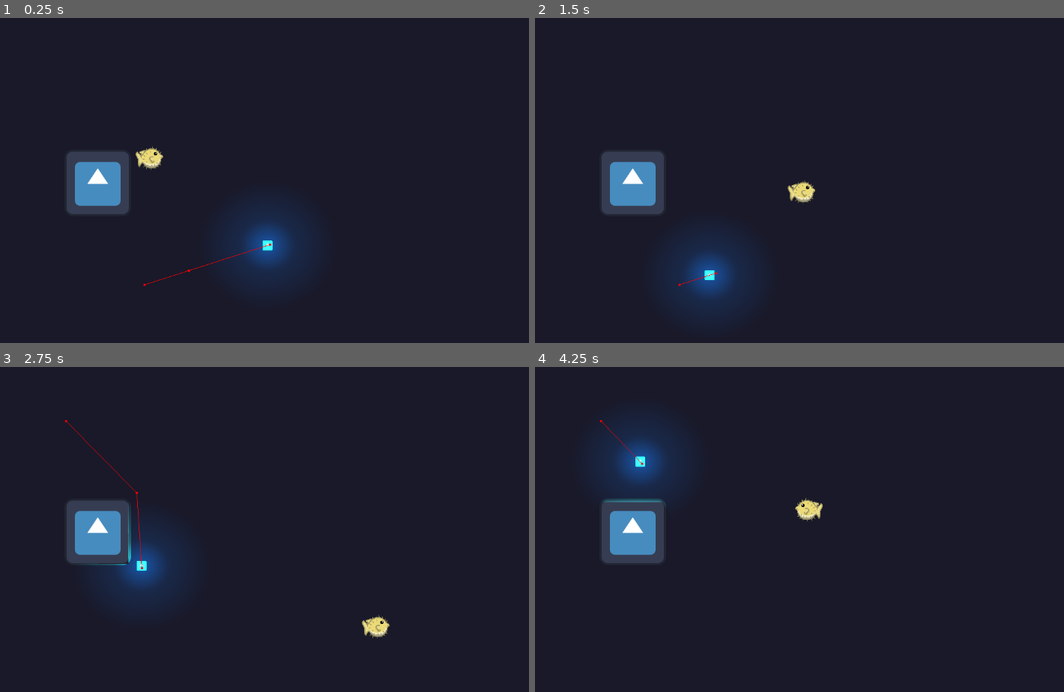
Above: before the commit, frames 1-4 (two rows, left to right).
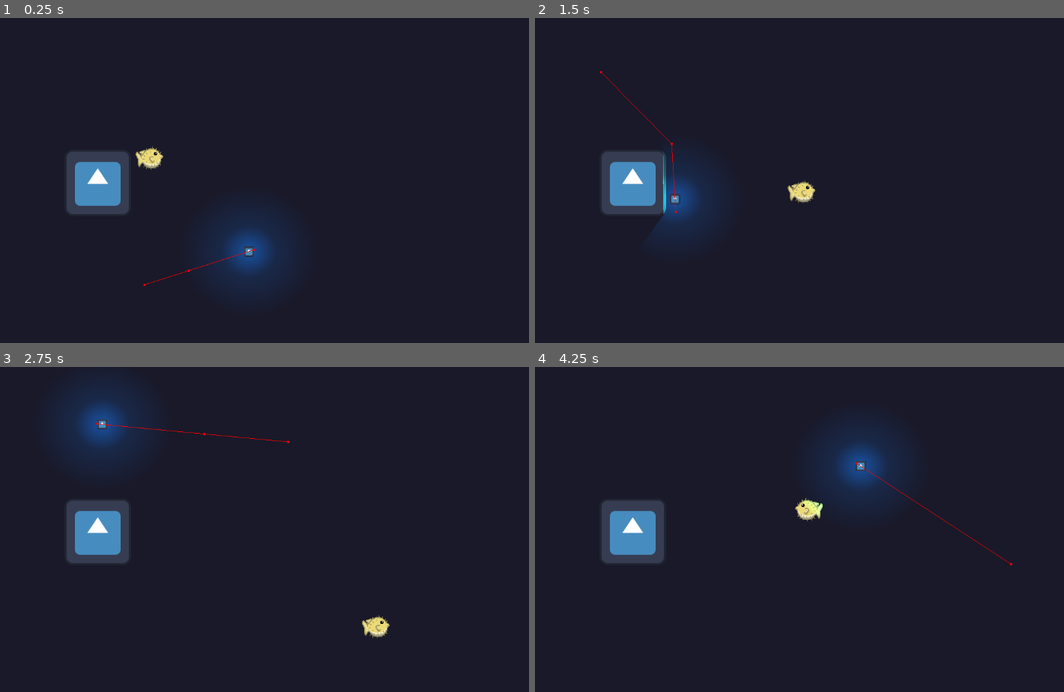
Above: after the commit, the same moments.

Repository: Chestrade/pixel-jam-2024
Game: Godot game, scene res://Level/Test Levels/AnglerFish Gym.tscn
Two runs of this game, one before a commit and one after it. Both use one fixed random seed, a clock stepped at 60 frames per second and the inputs below. The engine's default icon, where the game draws it, is replaced by a stand-in: a white triangle on a blue panel in a dark square.
Inputs:
- Up to frame 1 (0.25 s): no input
- Up to frame 2 (1.5 s): hold Right (swim_right) 0.53-1.28 s; hold Space (inflate) 0.53-1.28 s; hold Down (swim_down) from 1.28 s (still down); tap Space (inflate) at 1.35 s
- Up to frame 3 (2.75 s): release Down (swim_down) at 2.03 s; hold Right (swim_right) from 2.03 s (still down); hold Space (inflate) from 2.03 s (still down)
- Up to frame 4 (4.25 s): release Right (swim_right) at 2.78 s; release Space (inflate) at 2.78 s; hold W (swim_up) 2.78-3.53 s; tap Space (inflate) at 2.85 s; hold Left (swim_left) from 3.53 s (still down); hold Space (inflate) from 3.53 s (still down)

The runs differ from the first frame. In frame 1, 1.0% of the frame differs, in the area x 42-56%, y 63-79%; in frame 2, 3.7%; in frame 3, 4.5%; in frame 4, 4.9%, in the area x 12-91%, y 16-62%.

Commit message:
ajout dammage script and state speeds on angler fish

Diff:
--- a/Characters/angler_fish.tscn
+++ b/Characters/angler_fish.tscn
@@ -32,11 +32,12 @@
 
 [node name="PointLight2D" type="PointLight2D" parent="."]
 scale = Vector2(4.30062, 4.0345)
-energy = 8.32
+energy = 8.0
 shadow_enabled = true
 texture = SubResource("GradientTexture2D_uqucl")
 
 [node name="Sprite" type="Sprite2D" parent="."]
+light_mask = 0
 scale = Vector2(0.151858, 0.151858)
 texture = ExtResource("1_r77o7")
 
--- a/Scripts/angler_fish.gd
+++ b/Scripts/angler_fish.gd
@@ -1,8 +1,11 @@
 extends CharacterBody2D
 @export_category("Movement")
-@export var speed = 300
+@export var wanderSpeed : float = 300
+@export var chaseSpeed : float = 400
 @export var nav_agent : NavigationAgent2D
 @export var markers : Array[Marker2D] = []
+
+var speed : float = 300
 
 @export_category("Health")
 @export var  healthColors : Array[Color] = []
@@ -37,6 +40,9 @@
 	elif health <25:
 		headLight.set_color(healthColors[3])
 
+func takeDammage(dammage : int):
+	health -= dammage
+
 func StateUpdate() -> void:
 	match currentState:
 		STATE.WANDERING:
@@ -56,12 +62,18 @@
 
 	if nav_agent.is_navigation_finished(): #if the nav agent reached its target
 		return
+
 	var axis : Vector2 = to_local(nav_agent.get_next_path_position()).normalized()
 	velocity = axis * speed
 	move_and_slide()
 
 func SetState(newState : STATE) -> void:
 	currentState = newState
+	match currentState:
+		STATE.WANDERING:
+			speed = wanderSpeed
+		STATE.CHASE:
+			speed = chaseSpeed
 
 func recalc_path() -> void:
 	if target_node and currentState == STATE.CHASE:
